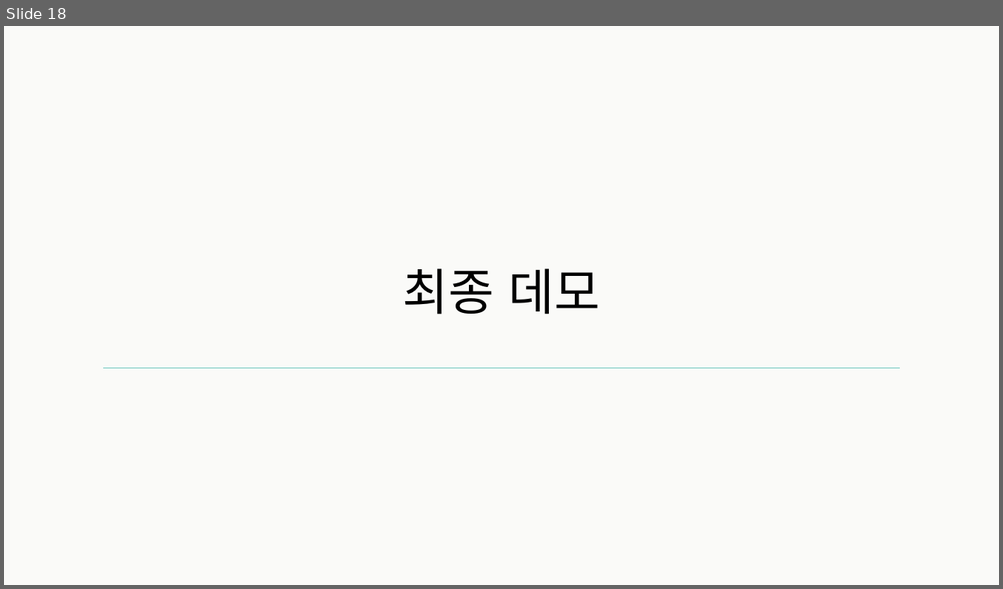
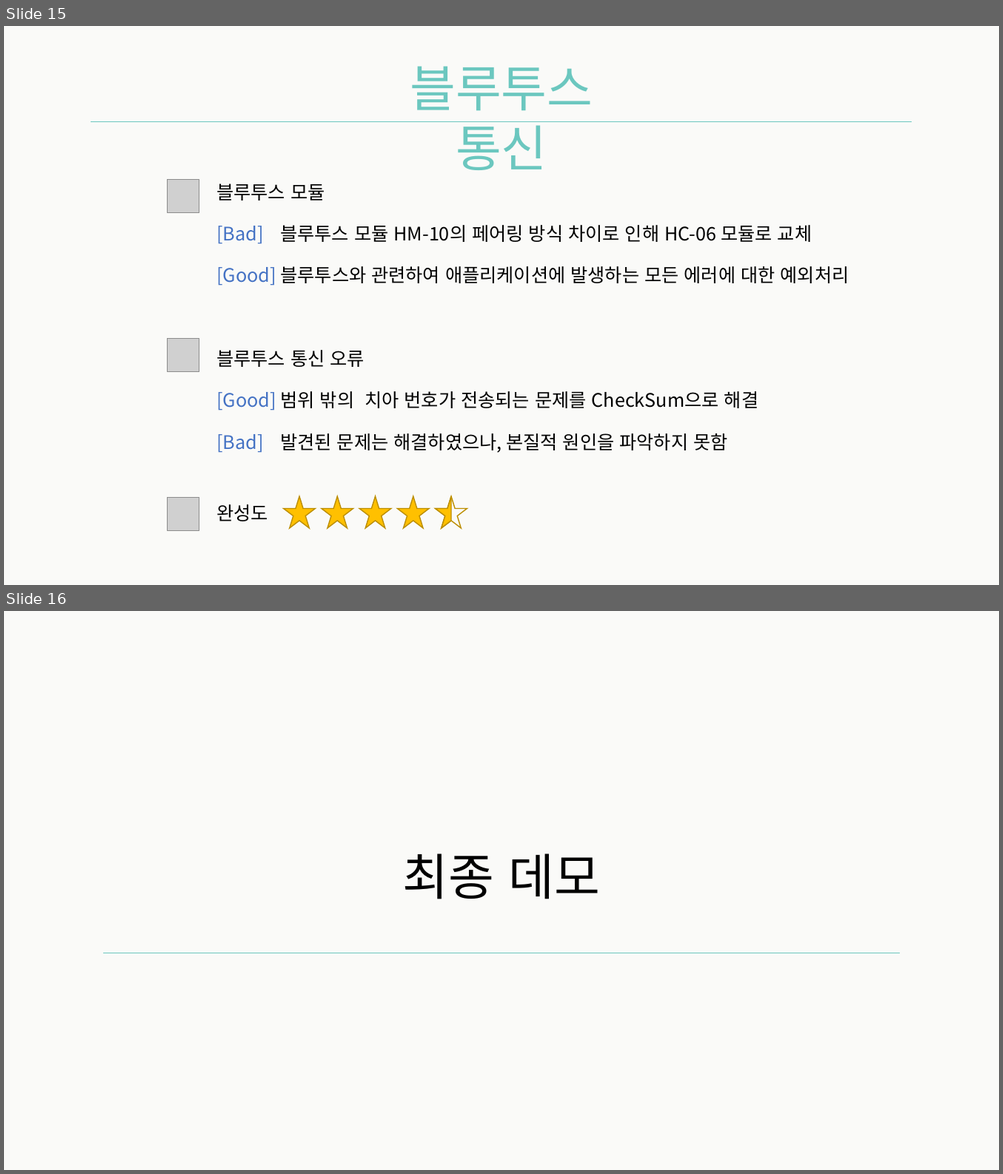
Before and after one commit to Team-Achi/Docs, a slide deck: PPT/캡스톤디자인_14주차_최종데모_5조.pptx. Shown one above the other, each under a label of ours: slide 18 before the commit, slides 15 and 16 after it. The pictures are 1003x589 and 1003x1174 pixels, drawn with LibreOffice and Linux fonts; fonts in the diff are those of the drawing; grey boxes stand for pictures. Boxes give left, top, right and bottom in pixels: in the first picture for what was removed or moved away, otherwise in the second. Text is boxed around its words. In the diff, an @@ line names an element or a change of style, - is before the commit and + after.

```diff
--- a/PPT/캡스톤디자인_14주차_최종데모_5조.pptx
+++ b/PPT/캡스톤디자인_14주차_최종데모_5조.pptx
@@ slide 15 added at <box>4,26,999,585</box>, background #FAFAF8 @@
@@ text added at <box>410,66,592,170</box>, 48 pt, text #6BC7BF @@
+블루투스 통신
@@ line added from (91, 121) to (912, 121), #6BC7BF 1 pt @@
@@ picture added at <box>168,180,199,213</box> @@
@@ text added at <box>216,184,849,522</box>, 18 pt, text #000000 @@
+블루투스 모듈
+[Bad] 블루투스 모듈 HM-10의 페어링 방식 차이로 인해 HC-06 모듈로 교체
+[Good] 블루투스와 관련하여 애플리케이션에 발생하는 모든 에러에 대한 예외처리
+블루투스 통신 오류
+[Good] 범위 밖의 치아 번호가 전송되는 문제를 CheckSum으로 해결
+[Bad] 발견된 문제는 해결하였으나, 본질적 원인을 파악하지 못함
+완성도
@@ picture added at <box>168,338,199,372</box> @@
@@ picture added at <box>168,497,199,531</box> @@
@@ star added at <box>284,497,316,529</box>, fill #FFC000, outline #BD8E00 1 pt @@
@@ star added at <box>321,497,353,529</box>, fill #FFC000, outline #BD8E00 1 pt @@
@@ star added at <box>359,497,391,529</box>, fill #FFC000, outline #BD8E00 1 pt @@
@@ star added at <box>397,497,430,529</box>, fill #FFC000, outline #BD8E00 1 pt @@
@@ star added at <box>435,497,467,529</box>, outline #BD8E00 1 pt @@
@@ freeform shape added at <box>435,497,451,529</box>, fill #FFC000, outline #BD8E00 1 pt @@
@@ what was slide 18 is now slide 16 @@
```
Also in this commit, not shown: 14 slides changed, 4 other slides added, 8 slides removed, 2 other files.
